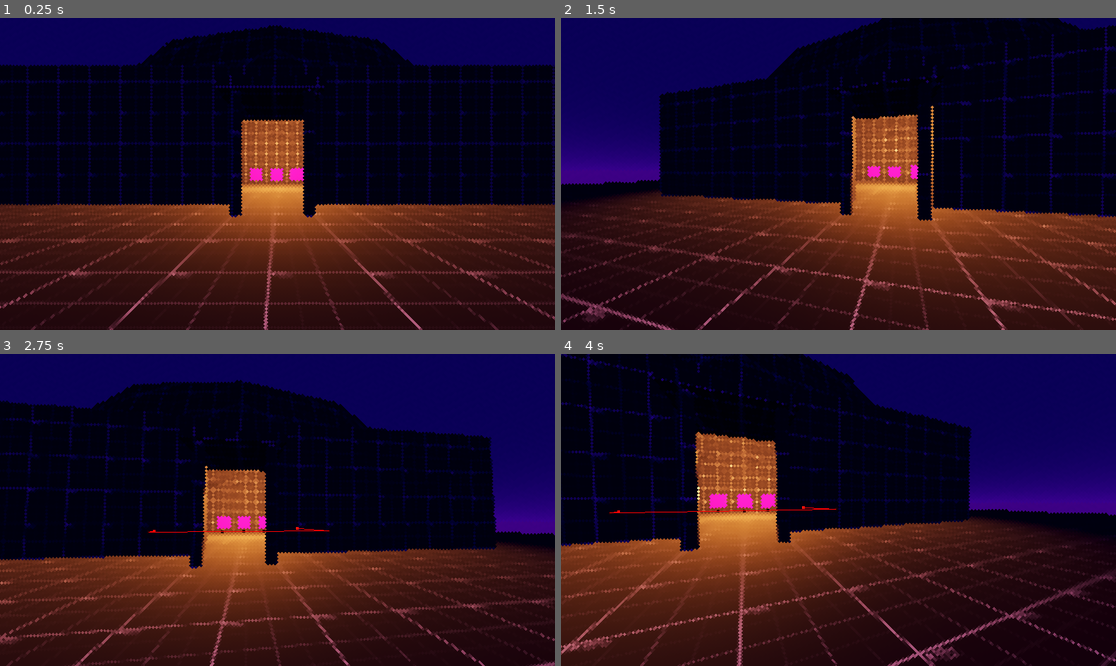
Above: before the commit, frames 1-4 (two rows, left to right).
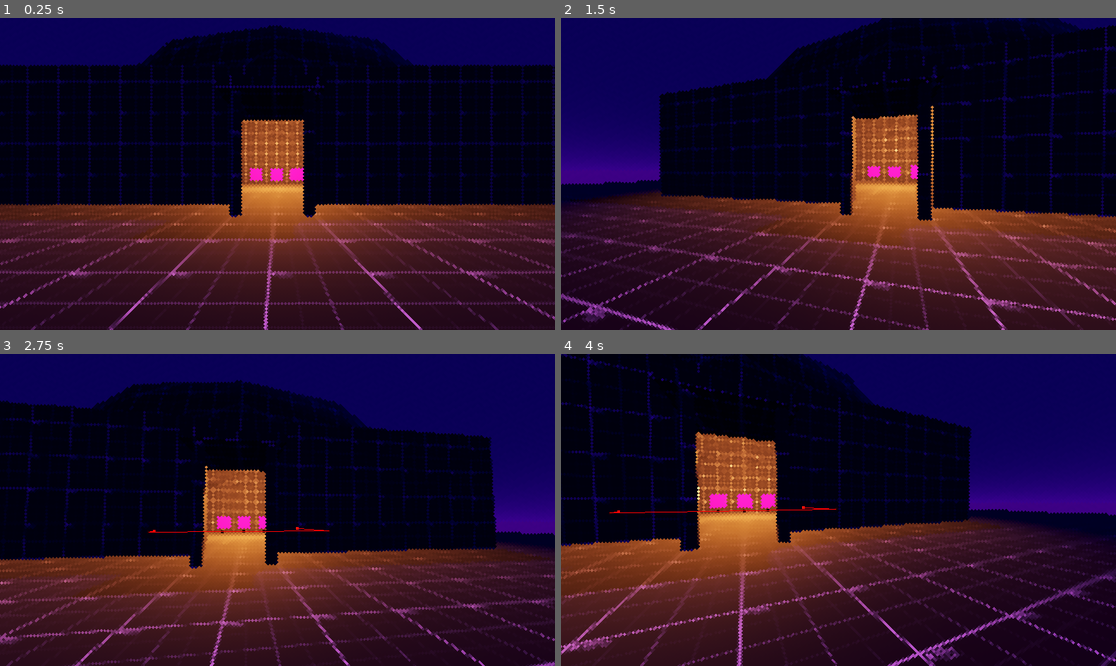
Above: after the commit, the same moments.

Repository: VaporeonLover28/Chrysopoeia
Game: Godot game, scene res://world.tscn
Two runs of this game, one before a commit and one after it. Both use one fixed random seed, a clock stepped at 60 frames per second and the inputs below.
Inputs (mouse positions are in pixels of both pictures, inside the frame that each line leads up to):
- Up to frame 1 (0.25 s): no input
- Up to frame 2 (1.5 s): tap Enter at 0.5 s; move the mouse to (960, 158) at 0.52 s; tap A (a) at 0.6 s; tap D (d) at 0.8, 1.35 s; tap Space at 1.25 s; move the mouse to (810, 174) at 1.27 s
- Up to frame 3 (2.75 s): tap E (e) at 1.55, 2.1 s; tap Enter at 2 s; move the mouse to (288, 503) at 2.02 s; tap S (s) at 2.3 s
- Up to frame 4 (4 s): tap Space at 2.75 s; move the mouse to (832, 516) at 2.77 s; tap S (s) at 2.85 s; tap W (w) at 3.05, 3.6 s; tap Enter at 3.5 s; move the mouse to (877, 513) at 3.52 s; tap A (a) at 3.8 s

The runs differ from the first frame. In frame 1, 4.3% of the frame differs, in the area x 0-100%, y 5-100%; in frame 2, 4.8%; in frame 3, 3.7%; in frame 4, 4.8%, in the area x 0-100%, y 0-100%.

Commit message:
tweaks

Diff:
--- a/interactable_object2.gd
+++ /dev/null
@@ -1,4 +0,0 @@
-extends InteractableObject
-
-#func _interact(player_ref):
-	#_open()
--- a/interactable_object_bs.tscn
+++ b/interactable_object_bs.tscn
@@ -10,6 +10,7 @@
 script = ExtResource("1_tg5wq")
 
 [node name="CSGBox3D" type="CSGBox3D" parent="."]
+transform = Transform3D(0.999999, -0.00131698, 0.000820503, 0.00131758, 0.999999, -0.000719085, -0.000819537, 0.000720185, 0.999999, 0, 0, 0)
 use_collision = true
 material = SubResource("StandardMaterial3D_tg5wq")
 
--- a/player.gd
+++ b/player.gd
@@ -25,9 +25,10 @@
 	if event is InputEventMouseMotion and Globals.game_paused == false: # se o jogador mover o mouse(prendemos ele na tela)
 		Input.set_mouse_mode(Input.MOUSE_MODE_CAPTURED)
 	if event is InputEventMouseMotion and Globals.game_paused == false:
-		pivot.rotate_y(-event.relative.x * mouse_sensitivity)
-		camera.rotate_x(-event.relative.y * mouse_sensitivity)
-		camera.rotation.x = clamp(camera.rotation.x, deg_to_rad(-70), deg_to_rad(70))
+		if Globals.player_interacting == false:
+			pivot.rotate_y(-event.relative.x * mouse_sensitivity)
+			camera.rotate_x(-event.relative.y * mouse_sensitivity)
+			camera.rotation.x = clamp(camera.rotation.x, deg_to_rad(-70), deg_to_rad(70))
 
 func _physics_process(delta: float) -> void:
 	# Add the gravity.
--- a/world.tscn
+++ b/world.tscn
@@ -1,10 +1,11 @@
-[gd_scene load_steps=12 format=3 uid="uid://ifr6x47walau"]
+[gd_scene load_steps=13 format=3 uid="uid://ifr6x47walau"]
 
 [ext_resource type="PackedScene" uid="uid://dsp27d25mg6bh" path="res://player.tscn" id="1_f3sb7"]
 [ext_resource type="PackedScene" uid="uid://cjvjkmgcoucsh" path="res://interactable_object_bs.tscn" id="2_fj7yv"]
 [ext_resource type="PackedScene" uid="uid://jekyh5hw0o23" path="res://npc.tscn" id="3_tlwt5"]
 [ext_resource type="PackedScene" uid="uid://cb53qpnp2by4" path="res://casino_light.tscn" id="4_036b0"]
 [ext_resource type="Texture2D" uid="uid://bm5mkjkryluex" path="res://Assets/grid_black_512x512.png" id="4_aqk2v"]
+[ext_resource type="PackedScene" uid="uid://cbxskrncy3ia0" path="res://uploads_files_3556018_blackjack+table.glb" id="6_dwbse"]
 
 [sub_resource type="ProceduralSkyMaterial" id="ProceduralSkyMaterial_37kl0"]
 sky_top_color = Color(0.0606355, 0.0252388, 0.221666, 1)
@@ -44,7 +45,6 @@
 transform = Transform3D(-0.866023, -0.433016, 0.250001, 0, 0.499998, 0.866027, -0.500003, 0.749999, -0.43301, 0, 0, 0)
 light_color = Color(0.0627451, 0, 0.247059, 1)
 shadow_enabled = true
-sky_mode = 2
 
 [node name="Player" parent="." instance=ExtResource("1_f3sb7")]
 transform = Transform3D(1, 0, 0, 0, 1, 0, 0, 0, 1, 0, 1, 5.0745)
@@ -144,3 +144,6 @@
 transform = Transform3D(1, 0, 0, 0, 1, 0, 0, 0, 1, 0.0632236, 3.04997, -7.93165)
 light_energy = 18.029
 omni_range = 15.368
+
+[node name="uploads_files_3556018_blackjack+table" parent="." instance=ExtResource("6_dwbse")]
+transform = Transform3D(0.631163, 0, 0, 0, 0.631163, 0, 0, 0, 0.631163, -3.65255, 0.00288097, 0.906459)
Not shown, removed: interactable_object2.gd.uid
